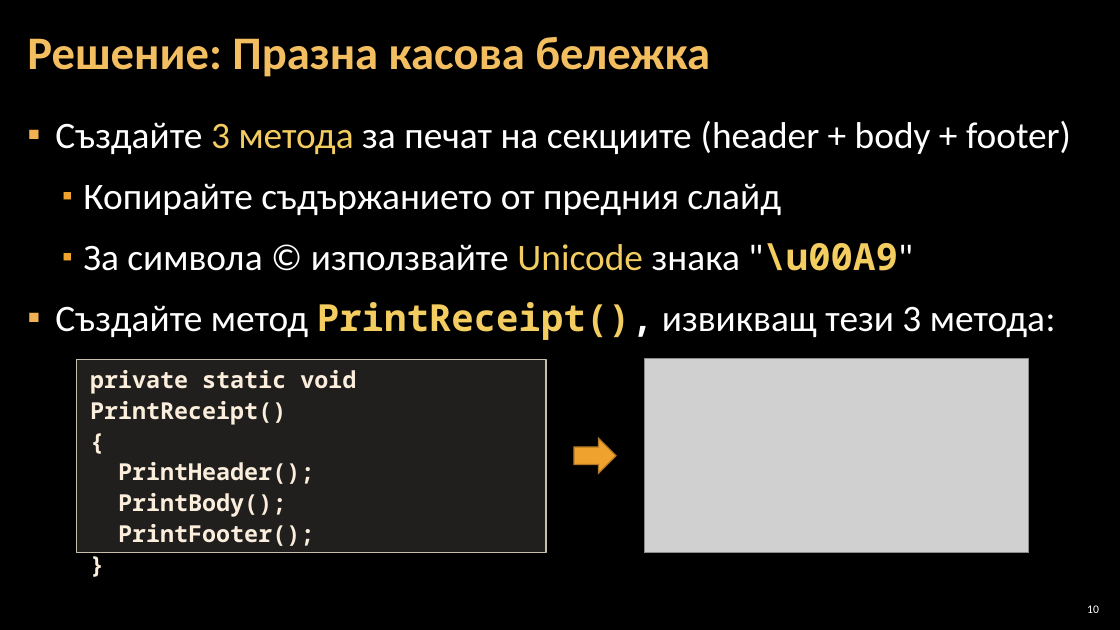
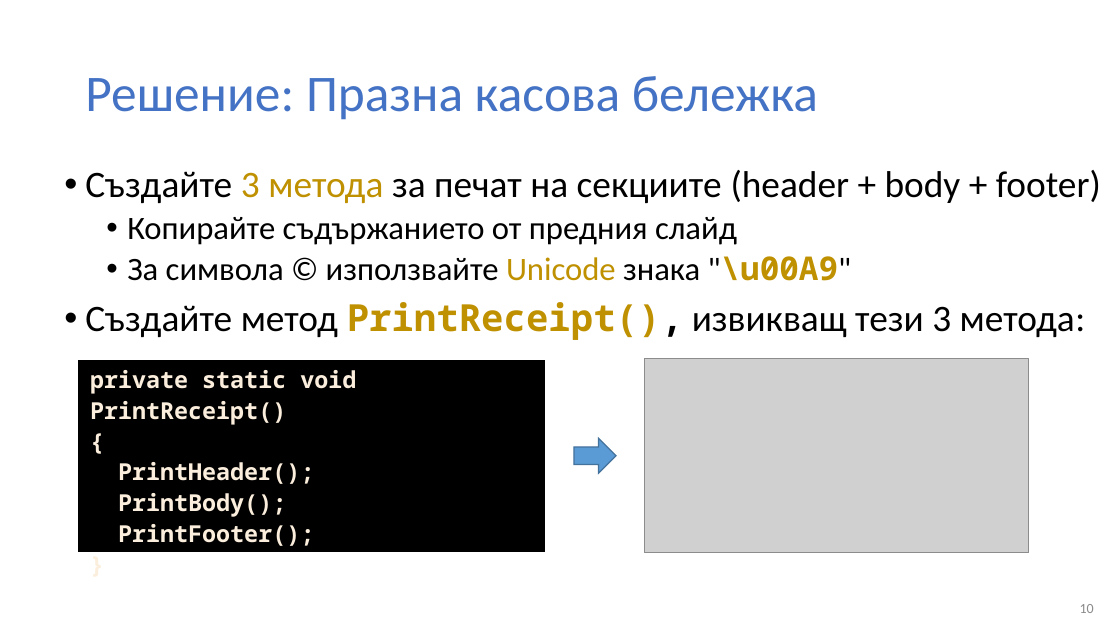
Before and after one commit to BG-IT-Edu/Free-Content, a slide deck: slide 10 of dmanolov/Информатика 11 клас, ПП (C#)/М0.Въведение в програмирането/06.Методи/06.1.Деклариране-и-извикване-на-методи.pptx. Drawn at 1120x630 pixels with LibreOffice and Linux fonts; fonts in the diff are those of the drawing; grey boxes stand for pictures; background and template pictures are left out. Boxes give left, top, right and bottom in pixels: in the first picture for what was removed or moved away, otherwise in the second. Text is boxed around its words. In the diff, an @@ line names an element or a change of style, - is before the commit and + after.

Commit message:
добавени материалите за методи

```diff
--- a/dmanolov/Информатика 11 клас, ПП (C#)/М0.Въведение в програмирането/06.Методи/06.1.Деклариране-и-извикване-на-методи.pptx
+++ b/dmanolov/Информатика 11 клас, ПП (C#)/М0.Въведение в програмирането/06.Методи/06.1.Деклариране-и-извикване-на-методи.pptx
@@ background picture (left out) to #FFFFFF @@
@@ title "Решение: Празна касова бележка": place and size @@
-title "Решение: Празна касова бележка" at (27,37,710,77)
+title "Решение: Празна касова бележка" at (85,76,818,120)
@@ title "Решение: Празна касова бележка" at (85,76,818,120): size 40 to 44 pt, text colour #F3BE60 to #4472C4, bold off @@
@@ text "Създайте 3 метода за печат ...": place and size @@
-text "Създайте 3 метода за печат ..." at (55,121,1071,340)
+text "Създайте 3 метода за печат ..." at (85,170,1101,340)
@@ text "Създайте 3 метода за печат ..." at (85,170,1101,340): text colour #FFFFFF to #000000 in "Създайте за печат на секциите (header + ...", "Копирайте съдържанието от предния слайд", "За символa © използвайте знака "\u00A9"", "Създайте метод PrintReceipt(), извикващ тези 3 метода:"; text colour #F3CD60 to #BF9000 in "3 метода", "Unicode "\u00A9"", "PrintReceipt(),"; size 32 to 28 pt in "Копирайте съдържанието от предния слайд", "За символa © използвайте Unicode знака "\u00A9""; bullet ▪ to •; line spacing 1.05 to 0.9; less space between paragraphs @@
@@ rectangle "private static void PrintReceipt()" at (76,360,545,553): fill #D9D5C7 at 15% opacity to #000000; outline #C7BFAC 1 pt to #FFFFFF 1.5 pt @@
@@ right arrow at (574,439,616,474): fill #F0A22E to #5B9BD5; outline #B27822 1 pt to #43739E 1 pt @@
@@ page number at (1080,604,1094,613): size 10 to 12 pt, text colour #FFFFFF to #8C8C8C @@
```
Also in this commit, not shown: 22 other slides changed, 6 other files.
